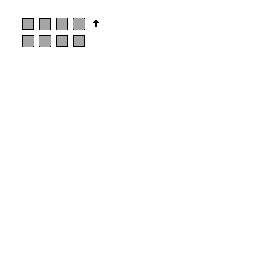
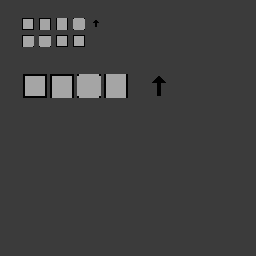
Two versions of the same layered image (w=256, h=256). Layer-by-layer changes:
renamed "Слой 1" to "Слой 2", painted on it over [22, 18, 166, 98]
painted on "Фон" over [0, 0, 256, 256]
